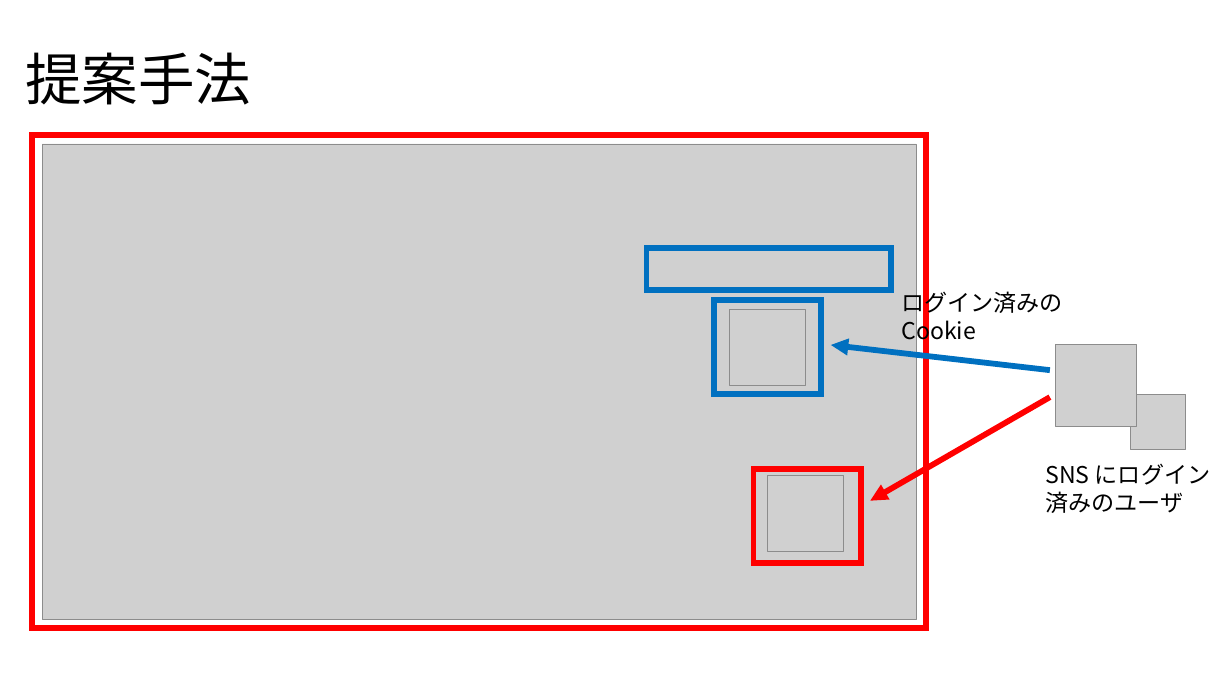
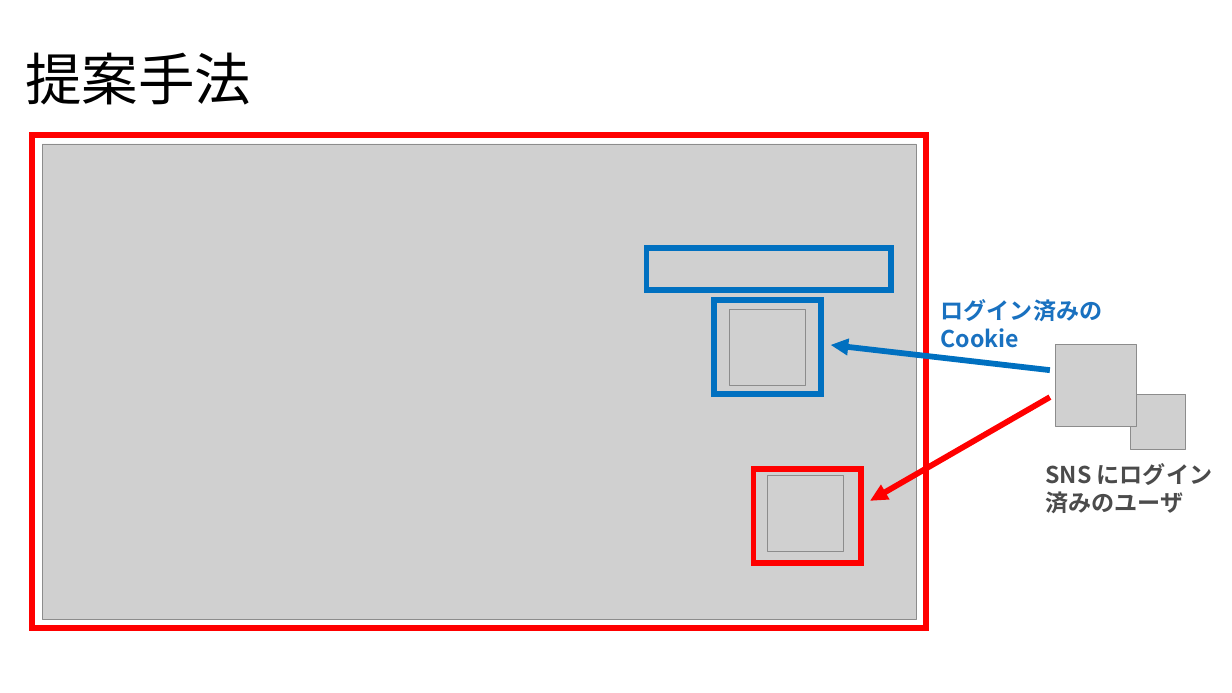
Before and after one commit to noraworld/graduation-thesis, a slide deck: slide 5 of presentation_slides.pptx. Drawn at 1232x693 pixels with LibreOffice and Linux fonts; fonts in the diff are those of the drawing; grey boxes stand for pictures. Boxes give left, top, right and bottom in pixels: in the first picture for what was removed or moved away, otherwise in the second. Text is boxed around its words. In the diff, an @@ line names an element or a change of style, - is before the commit and + after.

```diff
--- a/presentation_slides.pptx
+++ b/presentation_slides.pptx
@@ text "ログイン済みの": place and size @@
-text "ログイン済みの" at [901,288,1063,344]
+text "ログイン済みの" at [941,299,1103,348]
@@ text "ログイン済みの" at [941,299,1103,348]: text colour #000000 to #1971C0, bold on @@
@@ text "SNS にログイン" at [1045,463,1212,513]: text colour #000000 to #4B4B4B, bold on @@
```
Also in this commit, not shown: 5 other slides changed, 1 slide added, 3 other files.
